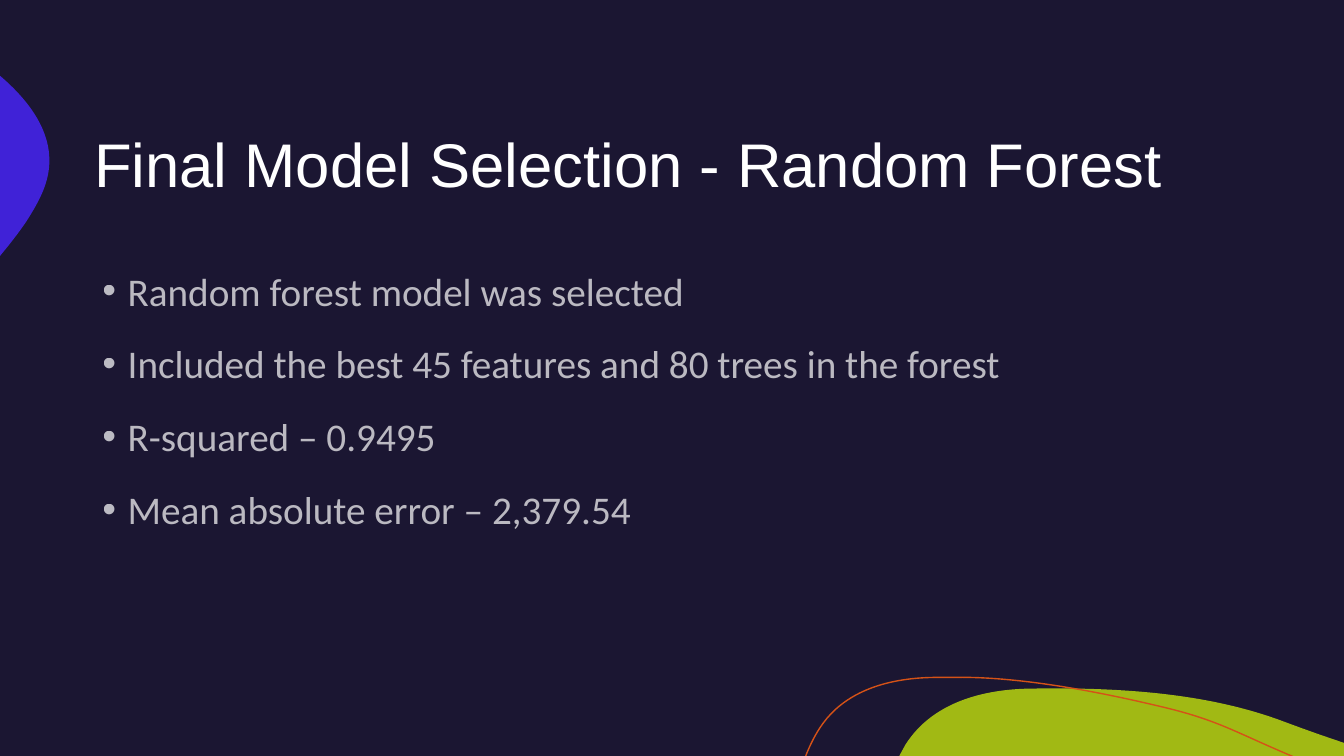
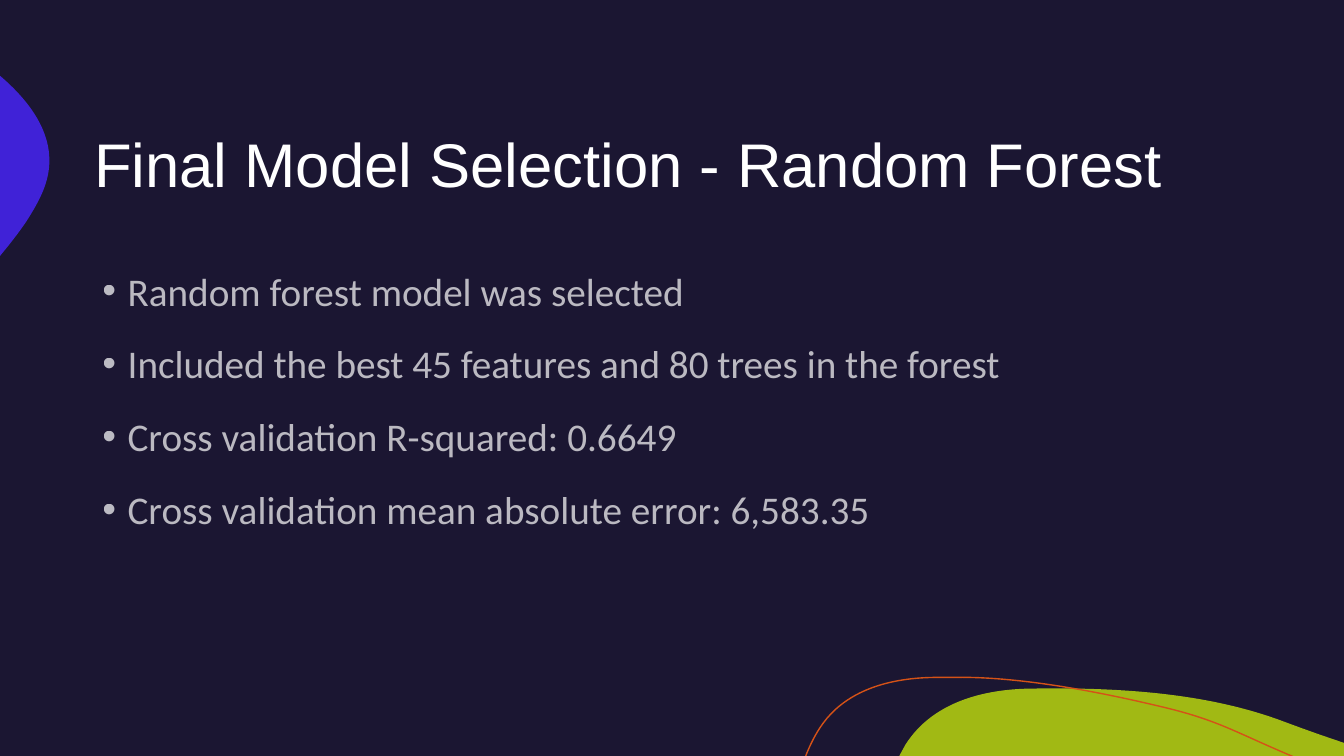
Before and after one commit to dianakulawiec/Synthea-Capstone-Project, a slide deck: slide 14 of docs/Synthea Capstone Project Presentation.pptx. Drawn at 1344x756 pixels with LibreOffice and Linux fonts; fonts in the diff are those of the drawing. Boxes give left, top, right and bottom in pixels: in the first picture for what was removed or moved away, otherwise in the second. Text is boxed around its words. In the diff, an @@ line names an element or a change of style, - is before the commit and + after.

```diff
--- a/docs/Synthea Capstone Project Presentation.pptx
+++ b/docs/Synthea Capstone Project Presentation.pptx
@@ text at [128,424,870,529]: text changed @@
-• R-squared – 0.9495
-• Mean absolute error – 2,379.54
+• Cross validation R-squared: 0.6649
+• Cross validation mean absolute error: 6,583.35
```
Also in this commit, not shown: 2 other slides changed.
